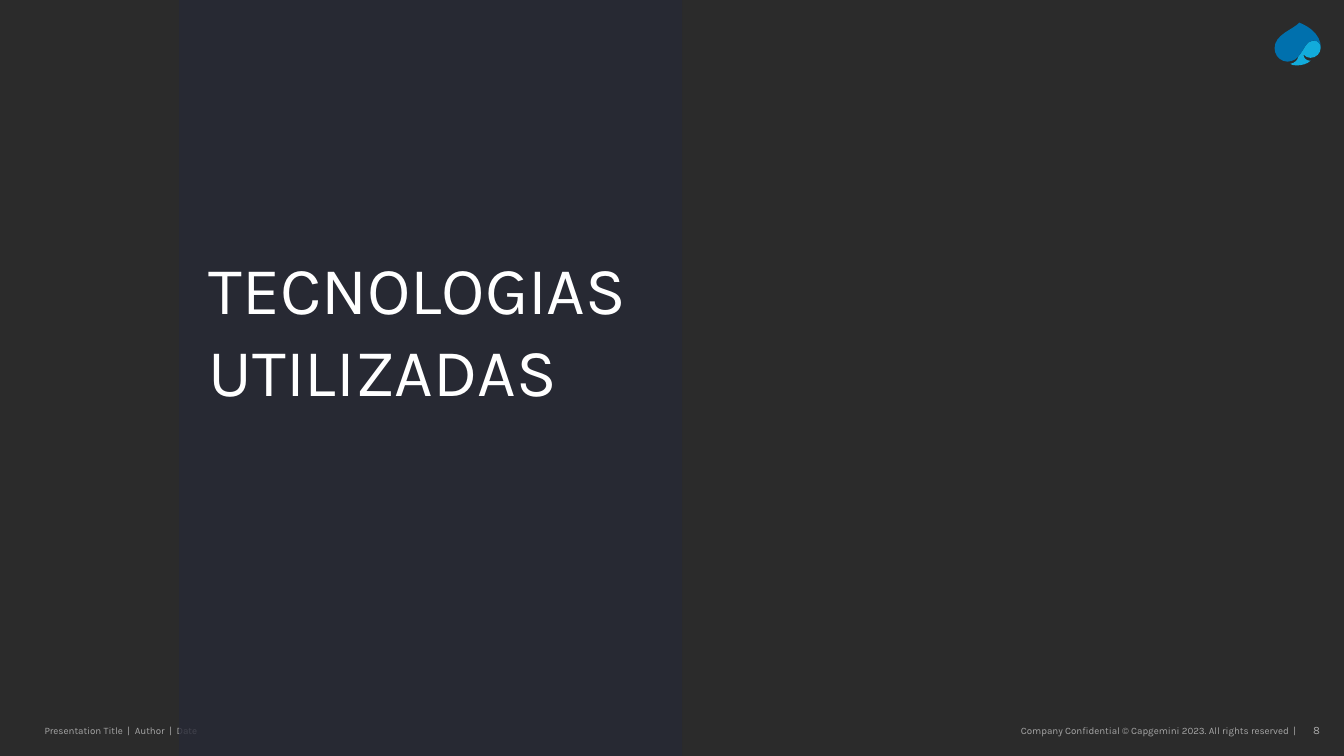
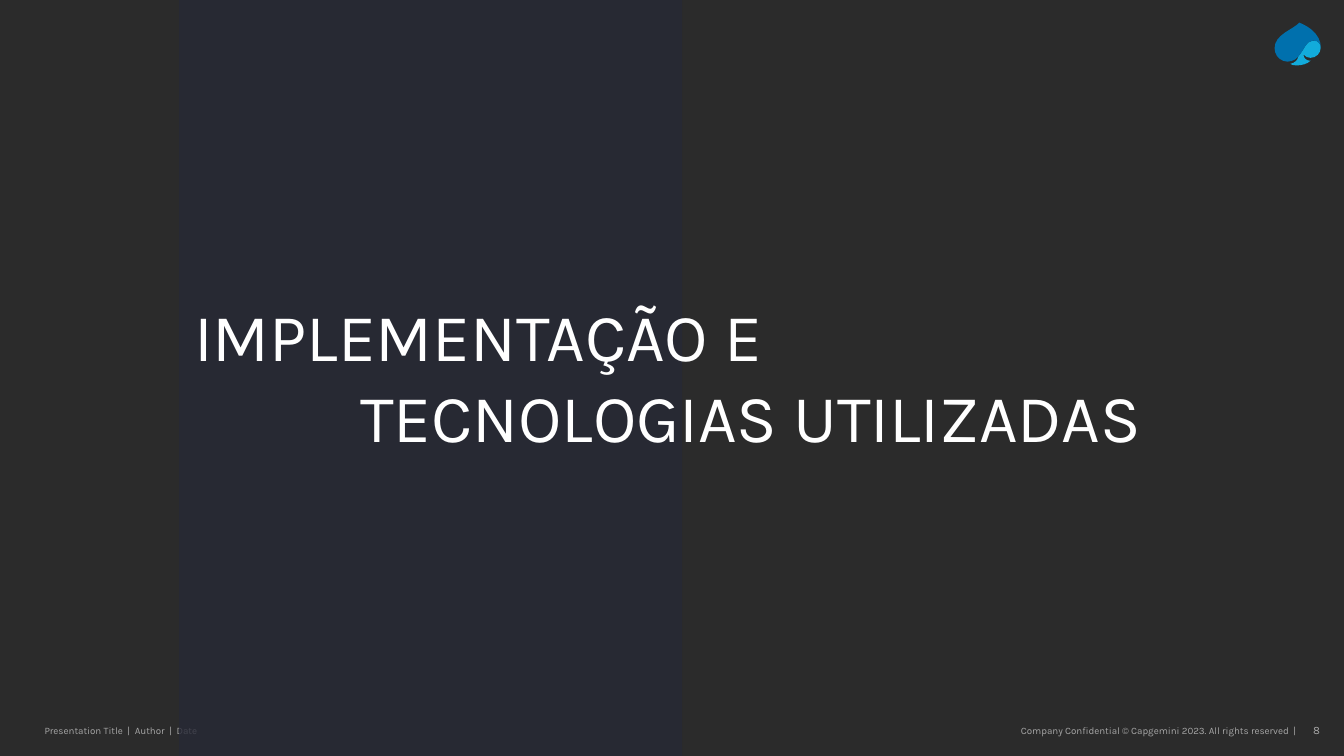
Before and after one commit to Pedro-MPC/1stproject, a slide deck: slide 8 of Apresentação e-commerce.pptx. Drawn at 1344x756 pixels with LibreOffice and Linux fonts; fonts in the diff are those of the drawing; background and template pictures are left out; a plain dark background stands for a picture behind light text. Boxes give left, top, right and bottom in pixels: in the first picture for what was removed or moved away, otherwise in the second. Text is boxed around its words. In the diff, an @@ line names an element or a change of style, - is before the commit and + after.

```diff
--- a/Apresentação e-commerce.pptx
+++ b/Apresentação e-commerce.pptx
@@ title at [194, 305, 1141, 443]: text changed @@
-TECNOLOGIAS UTILIZADAS
+IMPLEMENTAÇÃO E
+TECNOLOGIAS UTILIZADAS
```
Also in this commit, not shown: 3 other slides changed, 3 slides removed.
